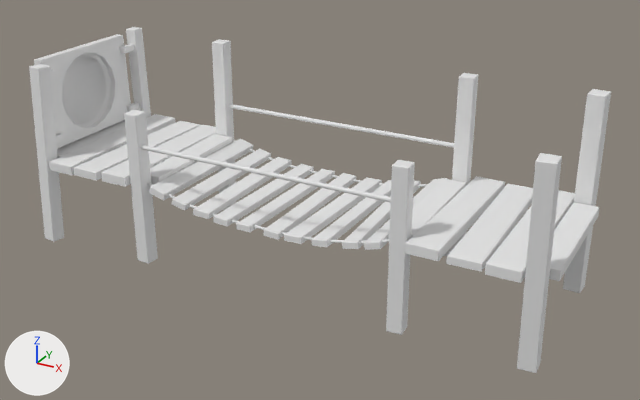
What one commit did to the FBX model Assets/Models/Environment/Bridge.FBX.
The view is the same before and after, from a 50 mm camera at (12.35, -21.26, 12.82) aimed at (0.5, 0.28, 2.05). Lighting does not change. The marker at lower left points along +X, +Y and +Z. Where no turn or scale is listed for an object, it has been applied to the vertices. Vertices at the same position are counted once.

In view in the first picture: 'Box009', 'GeoSphere001'.
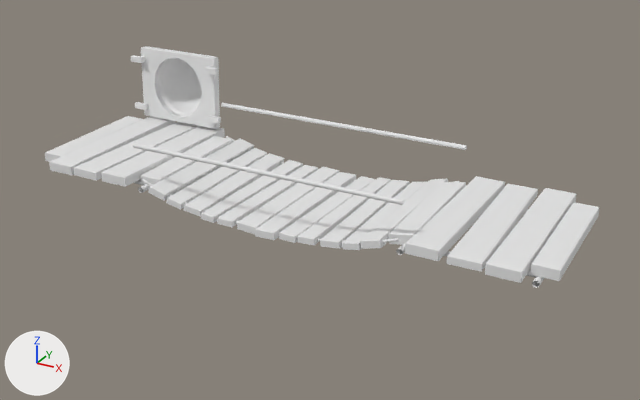
Commit message: Fixed bridge

Edits to the bpy script that builds the scene:
```text
Change me_mesh:
    used by ob_box009; location = (0.0, 0.0, 0.0)
    remove me_mesh.from_pydata(...)  # 1264 vertices, 2256 faces; spans x -8.3..8.3, y -2.8..2.6, z 0.0..5.9
    add me_mesh.from_pydata(...)  # 2066 vertices, 3880 faces; spans x -8.3..8.3, y -2.6..3.3, z 1.9..5.3
    me_mesh part 1: the loose piece of 12 vertices spanning x -1.5..-0.9, y -2.4..2.4, z 1.9..2.2 is moved by (0.1, 0.0, 0.0)
    me_mesh part 2: the loose piece of 192 vertices spanning x -8.3..-8.0, y -2.0..1.9, z 2.9..5.8 is turned -90 degrees about the z axis through its middle and scaled by 0.81, then moved by (2.0, 2.4, -0.2)
    me_mesh part 3: the loose piece of 12 vertices spanning x 0.8..1.6, y -2.4..2.4, z 1.9..2.2 is rebuilt with 12 vertices and now spans x 1.3..1.9, y -2.4..2.5, z 2.0..2.2
    me_mesh part 4: a new loose piece of 1002 vertices spanning x -7.2..-5.1, y 2.3..3.3, z 3.0..5.2
    me_mesh part 5: 9 loose pieces with 204 vertices, spanning x -8.2..8.1, y -2.8..2.6, z 0.0..5.9, are deleted
    me_mesh part 6
    112 vertices are removed from x -8.2..3.8, y -2.4..2.5, z 0.0..5.9
    244 faces are deleted
    12 vertices in x -4.5..3.8, y -2.0..2.0, z 2.4..2.8 move by (0.0, 0.0, -0.1)
    26 vertices move from x -4.5..3.7, y -2.4..2.4, z 1.9..2.7 to x -4.5..3.7, y -2.5..2.5, z 1.9..2.7
    90 vertices are added at x -7.9..3.8, y -2.5..2.4, z 1.9..5.0
    6 new vertices lie (-0.1, 4.8, 0.0) away from vertices in x -2.5..2.7, y -2.4, z 2.1..2.3
    5 new vertices lie (0.5, 0.0, 0.0) away from vertices in x -2.2..0.7, y -2.4..2.4, z 2.0..2.2
    5 new vertices lie (-0.5, 0.0, -0.1) away from vertices in x 3.1..3.7, y -2.4..2.4, z 2.4..2.6
    5 new vertices lie (-0.6, 0.0, -0.1) away from vertices in x 2.5..2.6, y -2.4..2.4, z 2.1..2.3
    5 new vertices lie (0.5, 0.0, 0.1) away from vertices in x 0.1..2.7, y -2.4..2.4, z 2.1..2.3
    240 new faces join them
Remove ob_geosphere001:
    ob_geosphere001 = bpy.data.objects.new('GeoSphere001', me_mesh_001)
    ob_geosphere001.location = (-8.11, -0.06, 4.33)
```

What differs and where, as boxes [x1, y1, x2, y2] in the pictures (640 x 400 px; the box of a moved part takes in the faces that stretch with it):
'Box009', reshaped (30% shorter): before [29, 27, 611, 373]; after [45, 46, 600, 288]
'GeoSphere001', deleted: before [62, 53, 111, 127]
part 1 of me_mesh, moved or reshaped: before [213, 164, 314, 227]; after [217, 165, 318, 227]
part 2 of me_mesh, moved or reshaped: before [34, 34, 131, 148]; after [141, 46, 220, 129]
part 3 of me_mesh, rebuilt: before [284, 178, 382, 244]; after [297, 178, 391, 246]
part 4 of me_mesh, added: after [158, 58, 202, 116]
part 5 of me_mesh, deleted: before [29, 44, 611, 373]
part 6 of me_mesh, moved or reshaped: before [126, 27, 466, 250]; after [131, 55, 464, 250]
